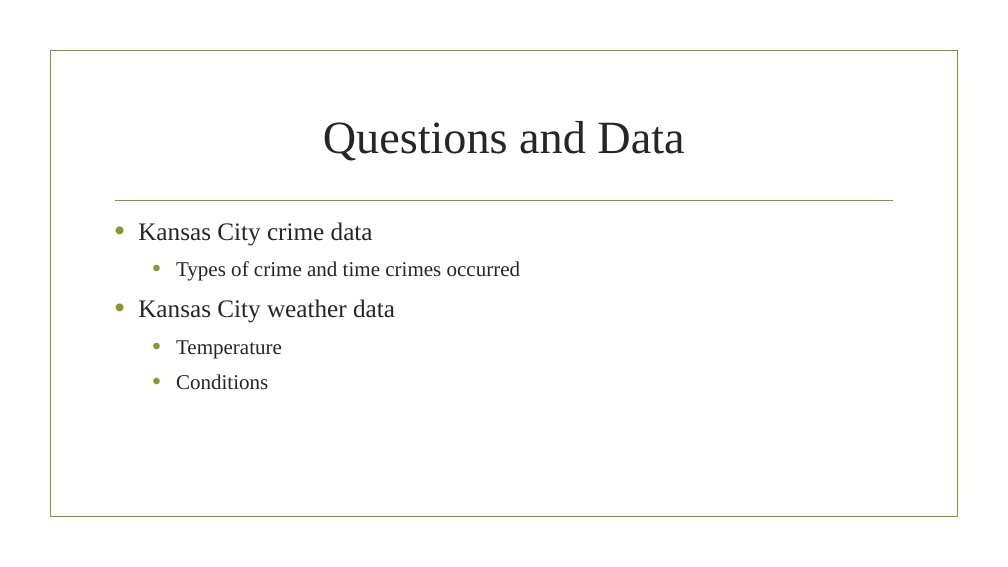
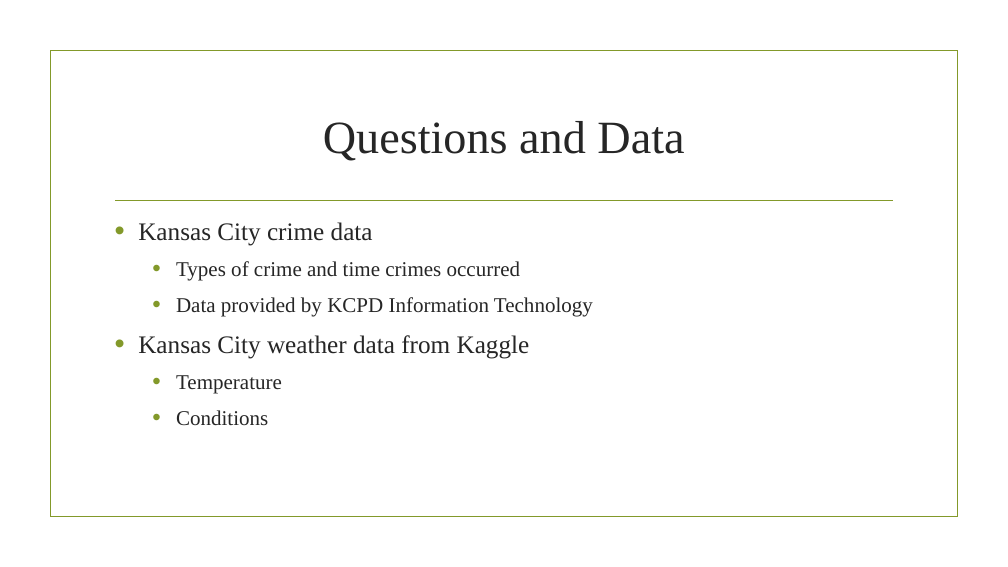
Before and after one commit to alfanoaj/Project-1, a slide deck: slide 4 of Crime vs. Weather.pptx. Drawn at 1008x567 pixels with LibreOffice and Linux fonts; fonts in the diff are those of the drawing; background and template pictures are left out. Boxes give left, top, right and bottom in pixels: in the first picture for what was removed or moved away, otherwise in the second. Text is boxed around its words. In the diff, an @@ line names an element or a change of style, - is before the commit and + after.

```diff
--- a/Crime vs. Weather.pptx
+++ b/Crime vs. Weather.pptx
@@ text at (138, 297, 593, 359): text changed; size 24 to 20 pt @@
-• Kansas City weather data
+  • Data provided by KCPD Information Technology
+• Kansas City weather data from Kaggle
```
Also in this commit, not shown: 2 other slides changed, 1 slide added, 1 slide removed.
